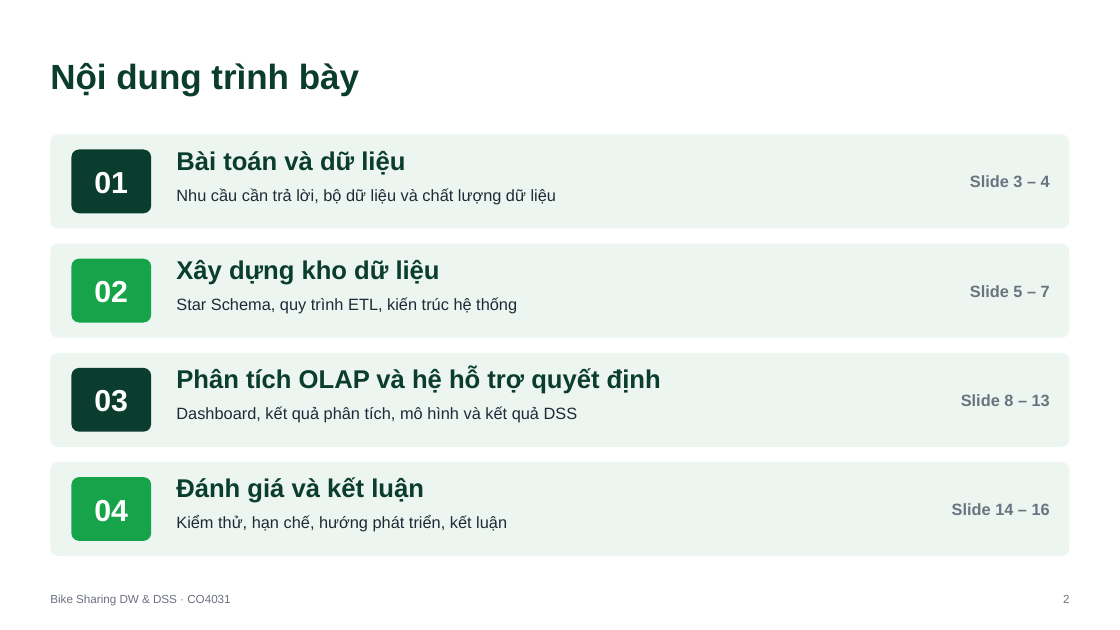
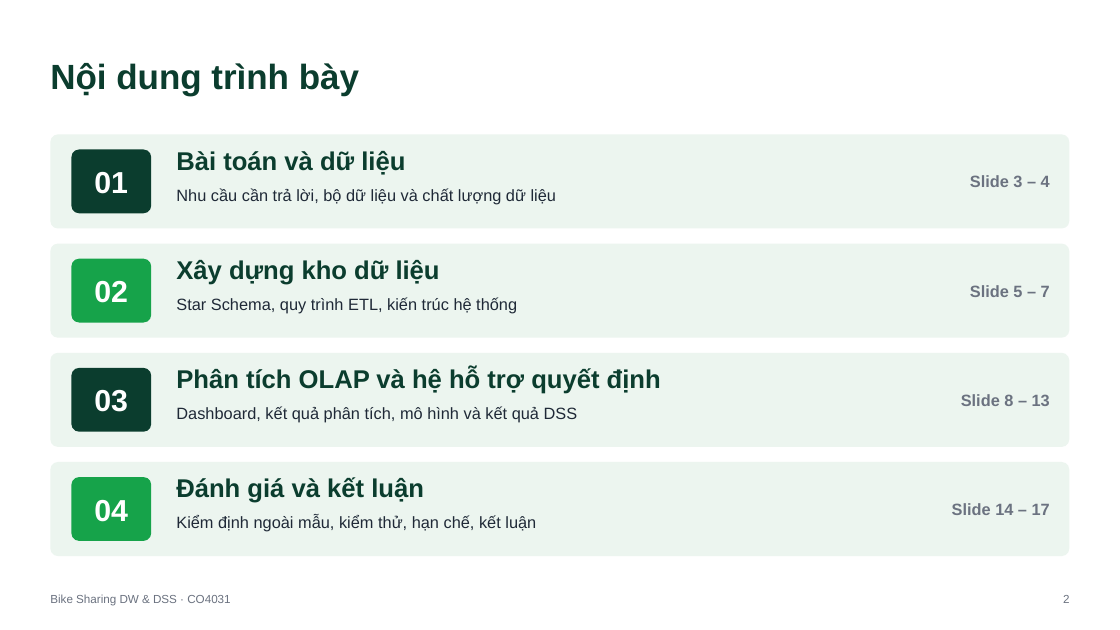
Before and after one commit to ball7905/Public-Bike-Sharing-, a slide deck: slide 2 of slides/BikeSharing_DW_DSS_v2.pptx. Drawn at 1120x630 pixels with LibreOffice and Linux fonts; fonts in the diff are those of the drawing. Boxes give left, top, right and bottom in pixels: in the first picture for what was removed or moved away, otherwise in the second. Text is boxed around its words. In the diff, an @@ line names an element or a change of style, - is before the commit and + after.

```diff
--- a/slides/BikeSharing_DW_DSS_v2.pptx
+++ b/slides/BikeSharing_DW_DSS_v2.pptx
@@ text at box(952, 503, 1050, 515): text changed @@
-Slide 14 – 16
+Slide 14 – 17
@@ text at box(176, 515, 536, 532): text changed @@
-Kiểm thử, hạn chế, hướng phát triển, kết luận
+Kiểm định ngoài mẫu, kiểm thử, hạn chế, kết luận
```
Also in this commit, not shown: 3 other slides changed, 1 slide added, 7 other files.
